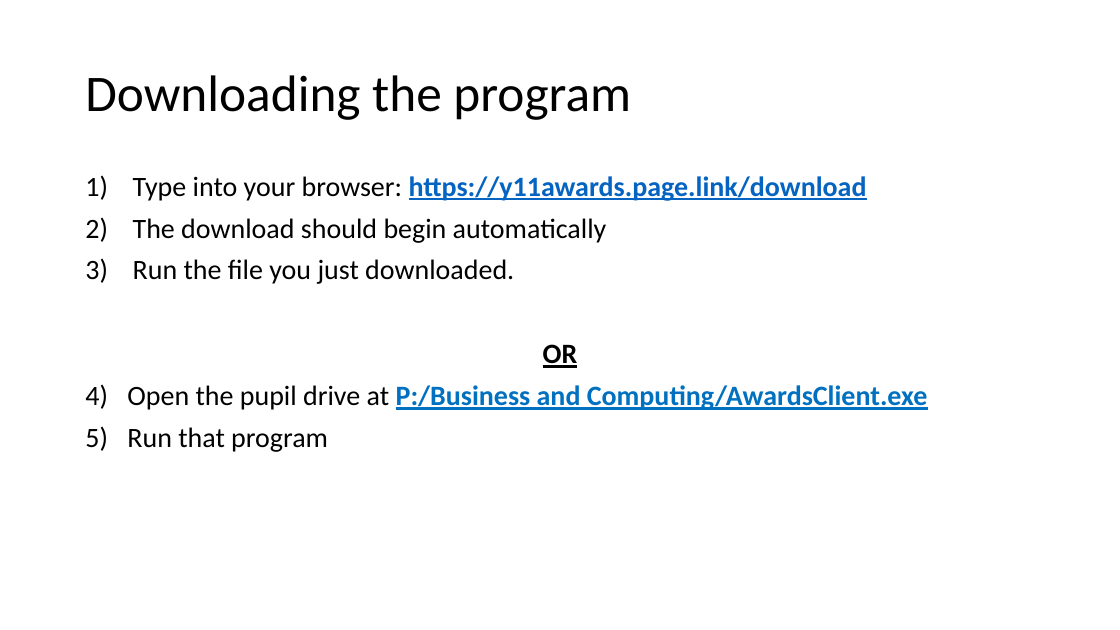
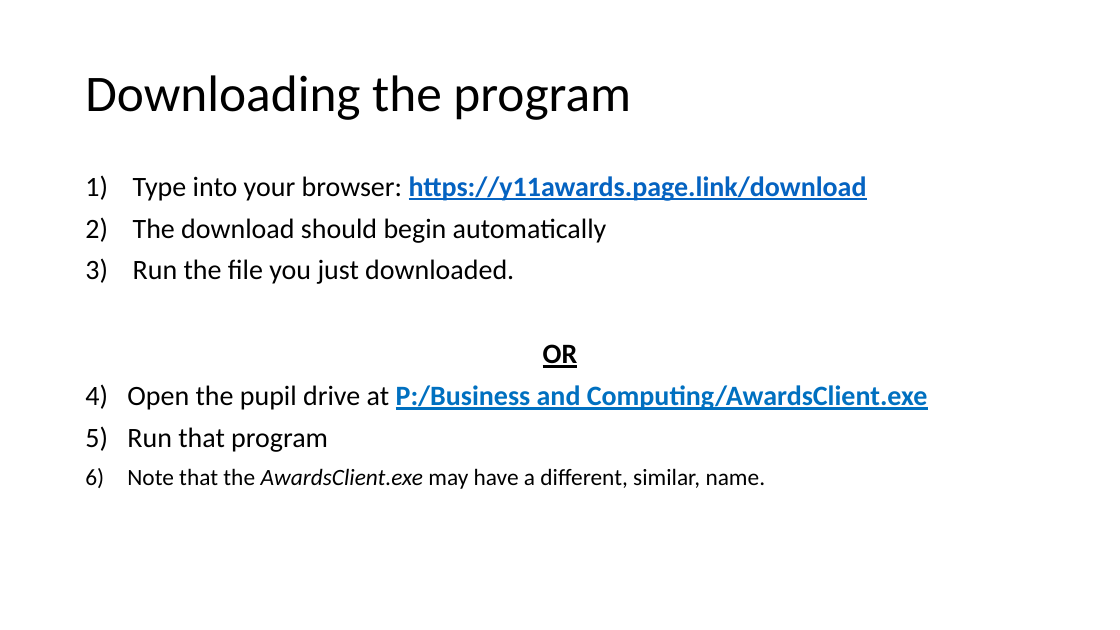
Before and after one commit to TheGrandCoding/awardsserver, a slide deck: slide 7 of TestPPT.pptx (slide 2 before the commit). Drawn at 1120x630 pixels with LibreOffice and Linux fonts; fonts in the diff are those of the drawing. Boxes give left, top, right and bottom in pixels: in the first picture for what was removed or moved away, otherwise in the second. Text is boxed around its words. In the diff, an @@ line names an element or a change of style, - is before the commit and + after.

Commit message:
Swap hypens for colons
Close #56
Also, updated powerpoint to have both a manual and automatic way to advance to next slide.

```diff
--- a/TestPPT.pptx
+++ b/TestPPT.pptx
@@ text at [127, 468, 766, 489]: paragraph added @@
+3) Note that the AwardsClient.exe may have a different, similar, name.
```
Also in this commit, not shown: 1 other slide changed, 5 slides added, 1 other file.
